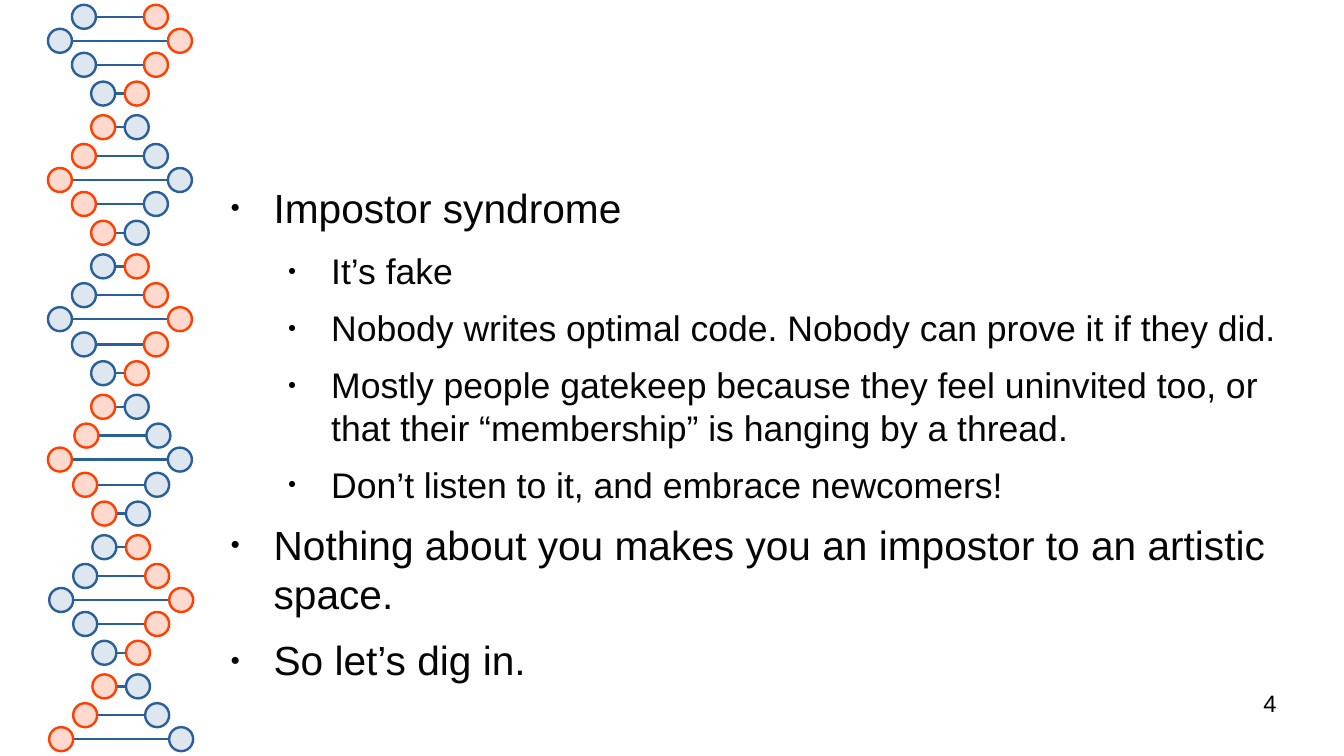
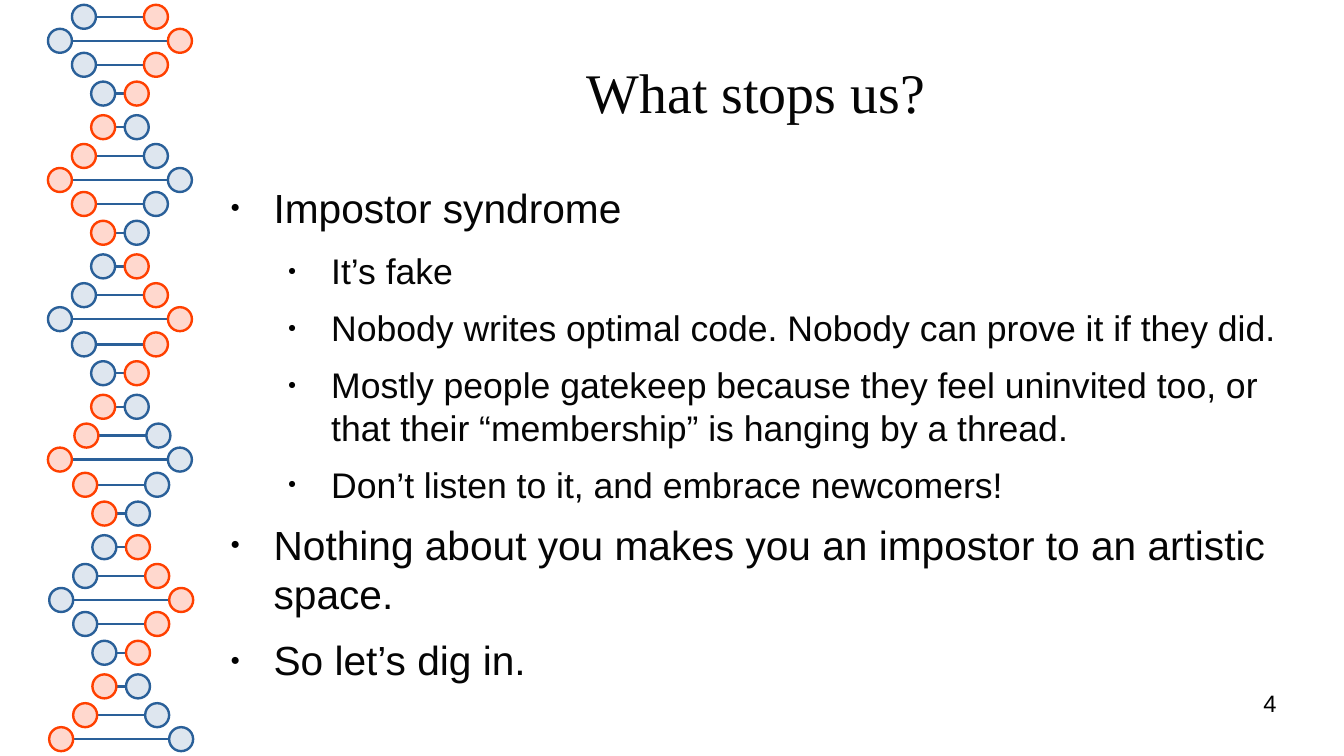
Before and after one commit to spacemeat/led_arts, a slide deck: slide 4 of elsky2025/preso.odp. Drawn at 1344x756 pixels with LibreOffice and Linux fonts; fonts in the diff are those of the drawing. Boxes give left, top, right and bottom in pixels: in the first picture for what was removed or moved away, otherwise in the second. Text is boxed around its words. In the diff, an @@ line names an element or a change of style, - is before the commit and + after.

```diff
--- a/elsky2025/preso.odp
+++ b/elsky2025/preso.odp
@@ title added at [587, 74, 924, 124], 33 pt, text #050505 @@
+What stops us?
```
Also in this commit, not shown: 2 other slides changed, 1 slide added, 1 slide removed.
